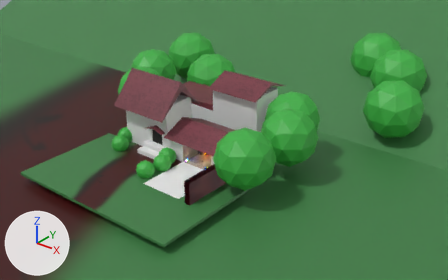
The glTF model assets/house_v2.gltf as it was, and as the next commit left it.
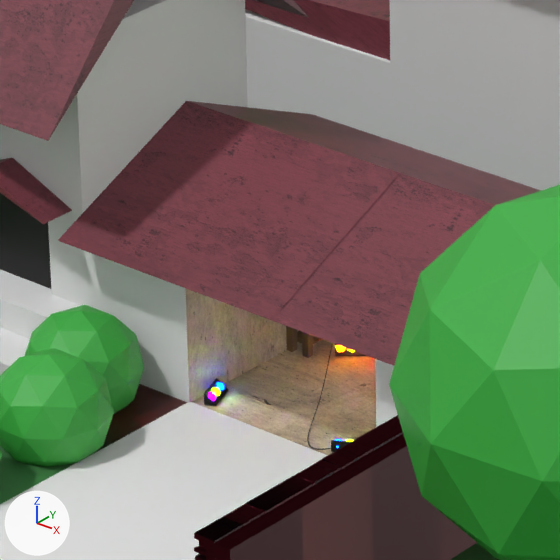
Each version is shown from a camera (50 mm lens) standing at (251.6, -253.3, 202.1) and looking at (6.0, 53.7, 11.8), then close up on the part from 35% to 53% of the width and 36% to 66% of the height. Every picture has the same lights, and +X, +Y and +Z are marked at lower left. Where no turn or scale is listed for an object, it has been applied to the vertices.
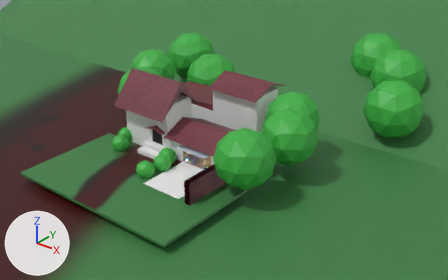
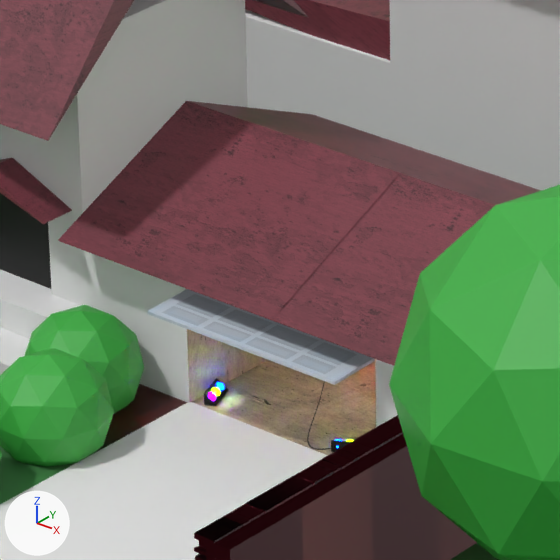
What the commit changed:
Picture 'yy' (img_yy) is new.
Material 'Material.029' (mat_material_029) is new.
Its texture is img_yy.
Mesh me_plane_005 is new.
It is a box spanning x -1.0..1.0, y -1.0..1.0, z 0.0..0.05.
It uses material mat_material_029 (picture img_yy).
Object 'Plane.004' (ob_plane_004) is new; it shows me_plane_005.
Its location is (-1.7, 33.0, 9.6).
Its rotation in degrees is (-1.7, 0, -180).
Its scale is (-12.7, -6.11, -7.19).

Pixel boxes (x1, y1, x2, y2) of what changed, in the close-ups (560 x 560 px):
'Plane.004', added
    after: (147, 289, 375, 385)
